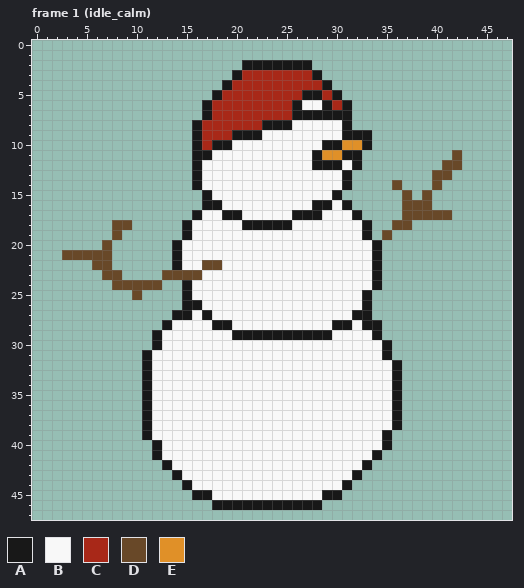
Pixel-art file, stored at Assets/Sprites/snowman.aseprite. That is the earlier state.
48x48 pixels, 16 frames. Shown: frame 1 (idle_calm). The commit also changed other frames, which this record leaves out.
Palette (. is transparent): A #181818  B #f8f8f8  C #a82818  D #684828  E #e09028
After:
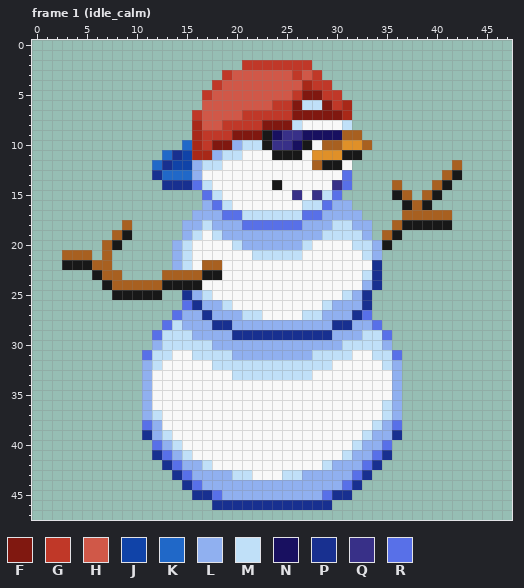
Colours new in this view: F #801810  G #c03828  H #d05848  J #1043a8  K #2068c8  L #90b0f0  M #c0e0f8  N #181060  P #183090  Q #383088  R #5870e8
The edit:
layer "Flattened" added
layer "line art" removed
colour D: #684828 -> #a86020
Frame 1 (idle_calm):
y 2: x 21..27 AAAAAAA -> GGGGGGG
y 3: x 19..28 .ACCCCCCCA -> GHHHHHHGHG
y 4: x 18..26 .ACCCCCCC -> GHHHHHHHH; x 28..29 CA -> GG
y 5: x 17..30 .ACCCCCCCCAACA -> GHHHHHHHHGFFGG
y 6: x 17..31 ACCCCCCCCABBACA -> HHHHHHHGGFMMFGC
y 7: x 16..31 .ACCCCCCCCAAAAAA -> GHHHHGGGGGFFFFFC
y 8: x 16..26 ACCCCCCAAAB -> CHHGGGGFFFM; x 31 A -> M
y 9: x 16..33 ACCCAAABBBBBBBBAAA -> CGGGFFFANQQNNNNDD.
y 10: x 15..27 .ACAABBBBBBBB -> KCGFFLMMAQQNA; x 29..30 AA -> DD; x 33 A -> D
y 11: x 13..20 ...AABBB -> KPJCCLMM; x 24..26 BBB -> AAA; x 28 A -> E; x 42 D -> .
y 12: x 12..18 ....ABB -> KPJJLMM; x 28 A -> D; x 32 A -> .; x 41 D -> .
y 13: x 12..16 ....A -> PKKKL; x 31 A -> R; x 40 D -> .; x 42 . -> A
y 14: x 13..17 ...AB -> PPPRM; x 24 B -> A; x 30..31 BA -> QR; x 41 . -> A
y 15: x 17..18 AB -> RM; x 26 B -> Q; x 28..30 BBA -> QMR; x 36 . -> A; x 40 . -> A
y 16: x 17..19 AAB -> LRM; x 27..31 BAABA -> MMRLL; x 37 D -> A; x 39 D -> A
y 17: x 16..32 ABBAABBBBBAAABBBA -> LLLRRMMMMMMRRLLLL
y 18: x 8 D -> .; x 15..33 ABBBBBAAAAABBBBBBBA -> LLMLLLRRRRRRLLLMMLL; x 37..41 D.... -> AAAAA
y 19: x 9 . -> A; x 15..16 AB -> LM; x 18..33 BBBBBBBBBBBBBBBA -> MLLLLLLLLLLMMMML; x 36 . -> A
y 20: x 8 . -> A; x 14..15 AB -> LM; x 20..27 BBBBBBBB -> MLLLLLLM; x 32..35 BBA. -> MMLA
y 21: x 6 D -> .; x 14..15 AB -> LM; x 22..26 BBBBB -> MMMMM; x 33..34 BA -> ML
y 22: x 3..5 ... -> AAA; x 14..15 AB -> LM; x 34 A -> P
y 23: x 6 . -> A; x 17..18 BB -> AA; x 33..34 BA -> MP
y 24: x 7 . -> A; x 13..14 .. -> AA; x 16 B -> A; x 33..34 BA -> LP
y 25: x 8..12 ..D.. -> AAAAA; x 15..17 ABB -> PLM; x 31..33 BBA -> MLP
y 26: x 15..19 AABBB -> RPLLM; x 29..33 BBBBA -> MLLLP
y 27: x 14..22 AABABBBBB -> RLLPLLLMM; x 27..33 BBBBBAA -> MMLLLPR
y 28: x 13..34 ABBBBAABBBBBBBBBBAABAA -> RMLLLPPLLLLLLLLLLPPLLR
y 29: x 12..35 ABBBBBBBAAAAAAAAAABBBBA. -> RMMMLLLLPPPPPPPPPPLLLMMR
y 30: x 12..35 ABBBBBBBBBBBBBBBBBBBBBBA -> LMMMMMLLLLLLLLLLLLLMMMML
y 31: x 11..13 ABB -> RMM; x 16..31 BBBBBBBBBBBBBBBB -> MMMMLLLLLLLLMMMM; x 34..36 BA. -> MMR
y 32: x 11..12 AB -> LM; x 18..29 BBBBBBBBBBBB -> MMMMMMMMMMMM; x 35..36 BA -> ML
y 33: x 11 A -> L; x 20..27 BBBBBBBB -> MMMMMMMM; x 36 A -> L
y 34..35: x 11 A -> L; x 36 A -> L
y 36: x 11 A -> L; x 35..36 BA -> ML
y 37: x 11..12 AB -> LM; x 35..36 BA -> ML
y 38: x 11..12 AB -> RL; x 34..36 BBA -> MLR
y 39: x 11..13 ABB -> PLM; x 33..36 BBA. -> MLLP
y 40: x 12..14 ABB -> RLM; x 32..35 BBBA -> MLLR
y 41: x 12..15 ABBB -> PRLM; x 31..35 BBBA. -> MLLRP
y 42: x 13..17 ABBBB -> PRLLM; x 29..34 BBBBA. -> MLLLRP
y 43: x 14..21 ABBBBBBB -> PRLLLLMM; x 25..33 BBBBBBBA. -> MMLLLLLRP
y 44: x 15..32 ABBBBBBBBBBBBBBBA. -> PRLLLLLLLLLLLLLLRP
y 45: x 16..31 AABBBBBBBBBBBAA. -> PPRLLLLLLLLLLRPP
y 46: x 18..29 AAAAAAAAAAA. -> PPPPPPPPPPPP
Where, in picture pixels (left, top, right, bottom), the same in both pictures:
changed: (62, 60, 462, 510)
